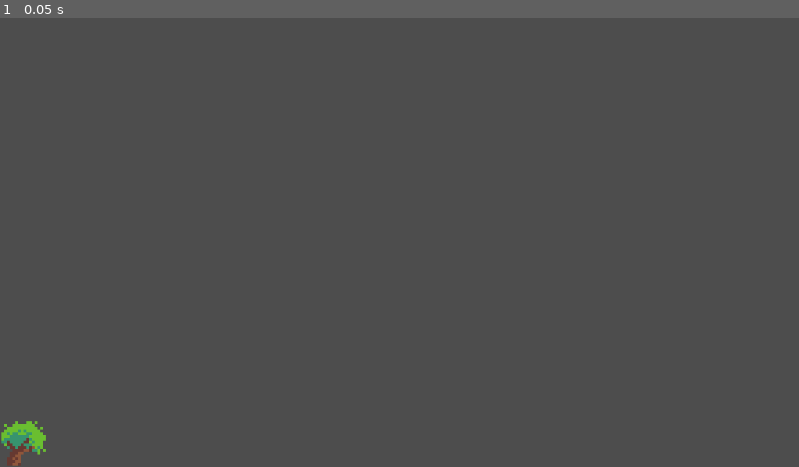
Above: before the commit, frame 1.
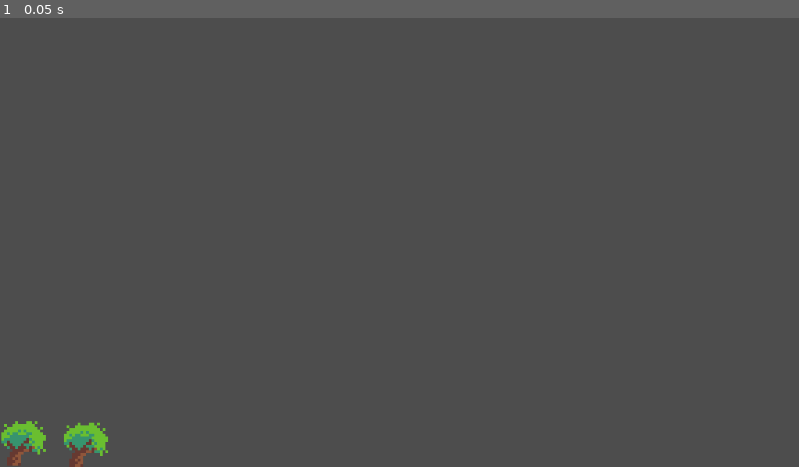
Above: after the commit, the same moment.

Repository: Powerboy2015/frontend-dev-sim
Game: Godot game, scene res://Scenes/mainScene.tscn
Two runs of this game, one before a commit and one after it. Both use one fixed random seed, a clock stepped at 60 frames per second and the inputs below.
Inputs:
- Up to frame 1 (0.05 s): no input

The runs differ from the first frame. In frame 1, 0.4% of the frame differs, in the area x 8-14%, y 89-100%.

Commit message:
'update'

Diff:
--- a/Scenes/mainScene.tscn
+++ b/Scenes/mainScene.tscn
@@ -5,5 +5,11 @@
 [node name="Node2D" type="Node2D"]
 
 [node name="Sprite2D" type="Sprite2D" parent="."]
+texture_filter = 1
 position = Vector2(34, 614)
 texture = ExtResource("1_2c717")
+
+[node name="Sprite2D2" type="Sprite2D" parent="."]
+texture_filter = 1
+position = Vector2(124, 616)
+texture = ExtResource("1_2c717")
